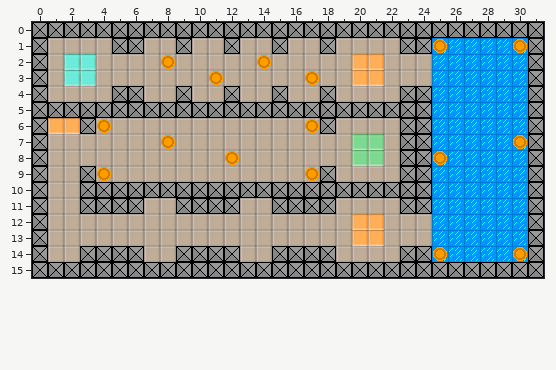
Tiled map (JSON), stored at gamex/assets/levels/test3.json. The first picture shows the starting point.
Cells are 16x16 px. Shown: x 0..31, y 0..15.
And afterwards:
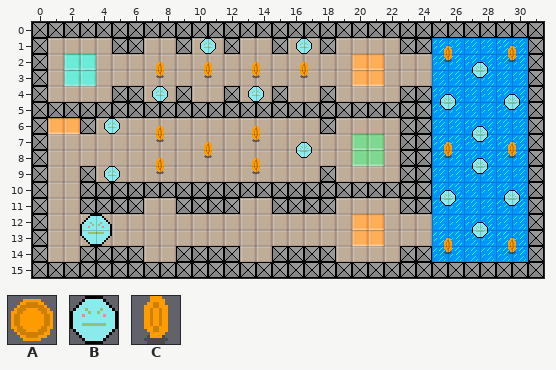
Key: from "tileset": A 6 "coin_single", B 8 "ball", C 13 "coin".
_ is an empty cell.
Objects are placed by their top-left corner, in cells (3,4 is the top-left corner of cell 3,4); size is 1x1 cell unless given.
Diff:
Layer "Object Layer 1":
A new object: B "ball" at 10.5,1.
A new object: B "ball" at 16.5,1.
A new object: C "coin" at 29.5,1.5.
A new object: C "coin" at 25.5,1.5.
A new object: B "ball" at 27.5,2.5.
A new object: C "coin" at 7.5,2.5.
A new object: C "coin" at 10.5,2.5.
A new object: C "coin" at 13.5,2.5.
A new object: C "coin" at 16.5,2.5.
A new object: B "ball" at 7.5,4.
A new object: B "ball" at 13.5,4.
A new object: B "ball" at 29.5,4.5.
A new object: B "ball" at 25.5,4.5.
A new object: B "ball" at 4.5,6.
A new object: B "ball" at 27.5,6.5.
A new object: C "coin" at 7.5,6.5.
A new object: C "coin" at 13.5,6.5.
A new object: B "ball" at 16.5,7.5.
A new object: C "coin" at 25.5,7.5.
A new object: C "coin" at 29.5,7.5.
A new object: C "coin" at 10.5,7.5.
A new object: B "ball" at 27.5,8.5.
A new object: C "coin" at 7.5,8.5.
A new object: C "coin" at 13.5,8.5.
A new object: B "ball" at 4.5,9.
A new object: B "ball" at 29.5,10.5.
A new object: B "ball" at 25.5,10.5.
A new object: B "ball" at 27.5,12.5.
A new object: B "ball" at 3,12 size 2x2.
A new object: C "coin" at 29.5,13.5.
A new object: C "coin" at 25.5,13.5.
Layer "Tile Layer 2" (removed):
Tile A is removed in row 1 at x 25 and 30; in row 2 at x 8 and 14; in row 3 at x 11 and 17; in row 6 at x 4 and 17; in row 7 at x 8 and 30; in row 8 at x 12 and 25.
Tile A is removed in row 9 at x 4 and 17; in row 14 at x 25 and 30.
